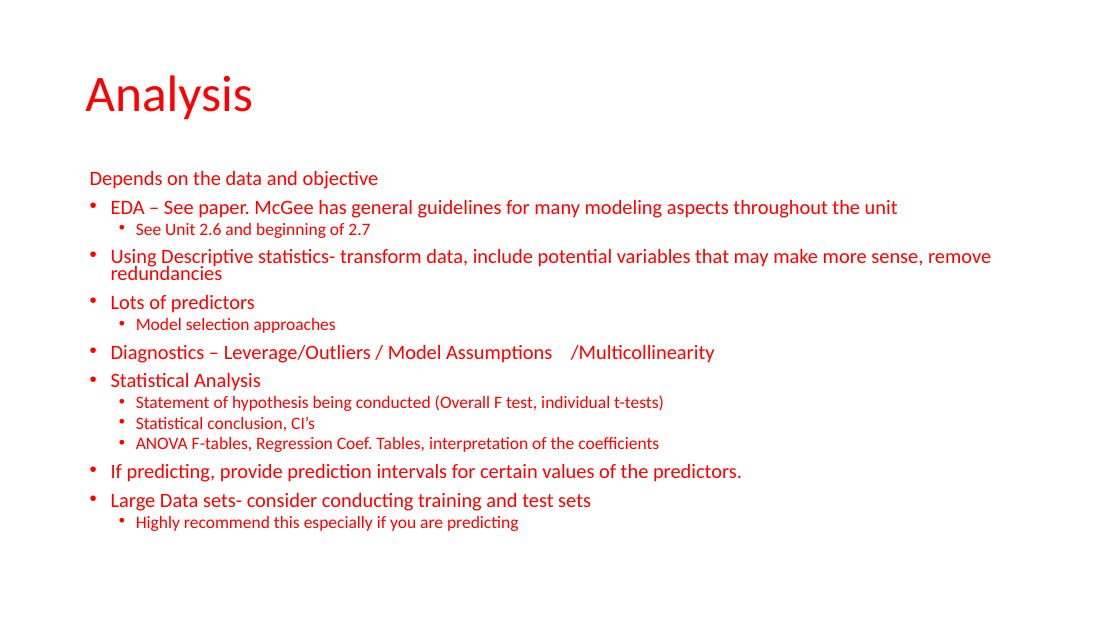
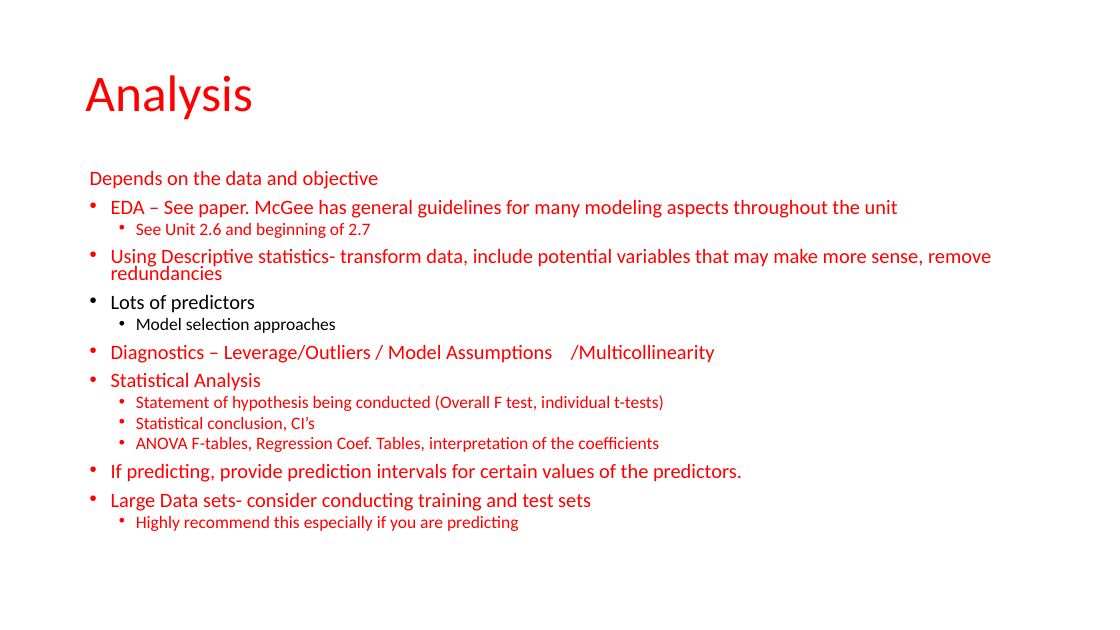
Before and after one commit to ngupta23/DS6372-PredictingPerformanceIntegratedCircuits1, a slide deck: slide 14 of Presentation/Integrated Circuits Manufacturing Process Model.pptx. Drawn at 1120x630 pixels with LibreOffice and Linux fonts; fonts in the diff are those of the drawing. Boxes give left, top, right and bottom in pixels: in the first picture for what was removed or moved away, otherwise in the second. Text is boxed around its words. In the diff, an @@ line names an element or a change of style, - is before the commit and + after.

Commit message:
update presentation

```diff
--- a/Presentation/Integrated Circuits Manufacturing Process Model.pptx
+++ b/Presentation/Integrated Circuits Manufacturing Process Model.pptx
@@ text at box(111, 294, 336, 333): text colour #FF0000 to #000000 in "Lots of predictors", "Model selection approaches" @@
```
Also in this commit, not shown: 3 other slides changed, 2 other files.
